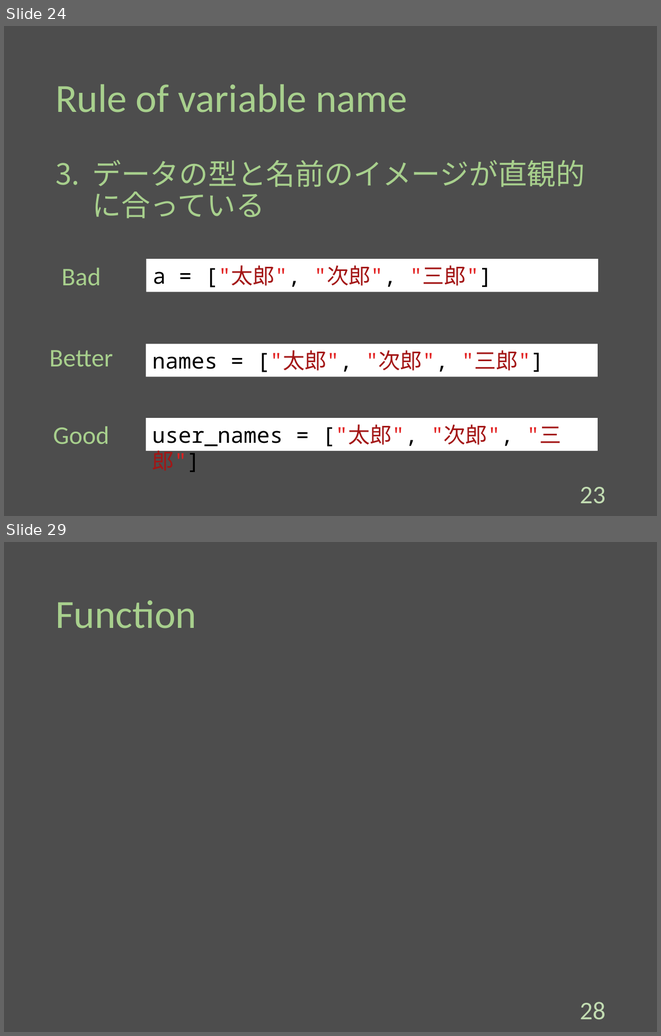
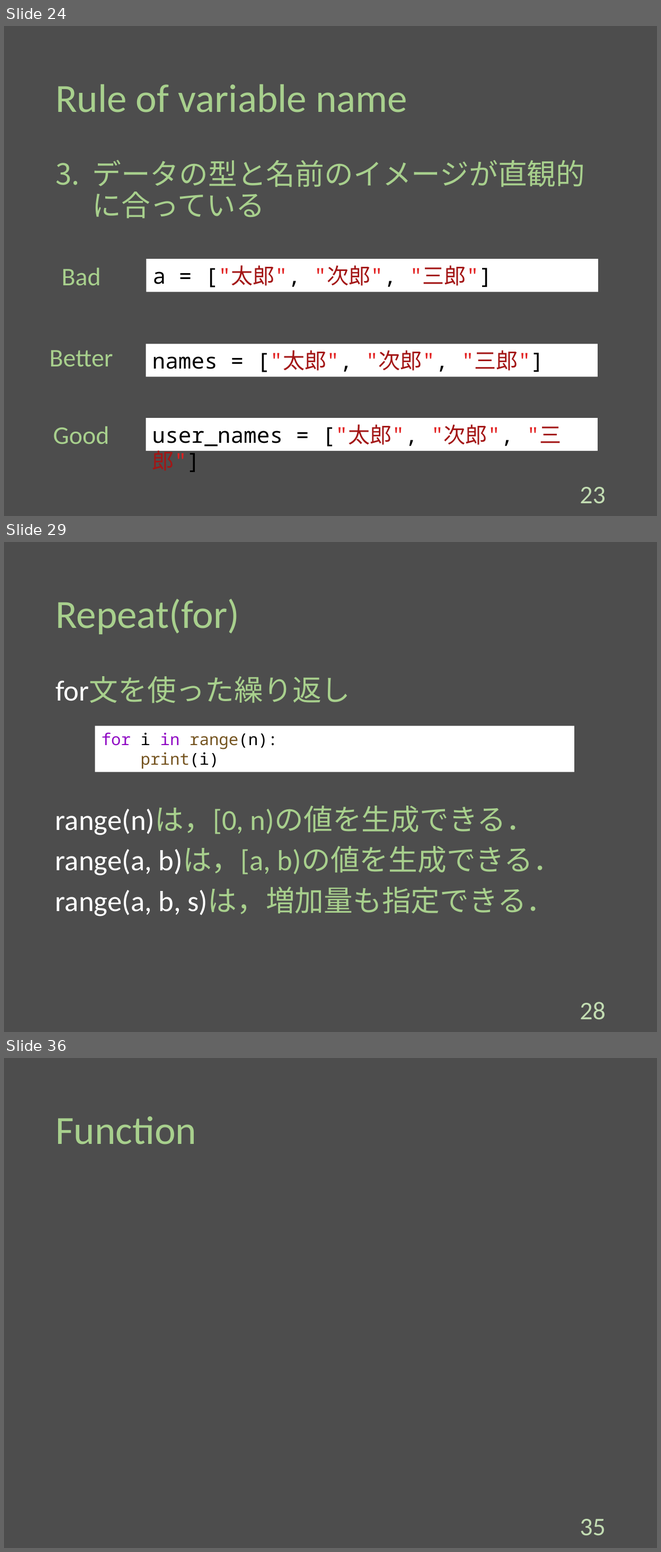
Before and after one commit to Melbeck777/program_seminar, a slide deck: ProgramSlide.pptx. Shown one above the other, each under a label of ours: slides 24 and 29 before the commit, slides 24, 29 and 36 after it; the slides between them are not shown. The pictures are 661x1036 and 661x1552 pixels, drawn with LibreOffice and Linux fonts; fonts in the diff are those of the drawing. Boxes give left, top, right and bottom in pixels: in the first picture for what was removed or moved away, otherwise in the second. Text is boxed around its words. In the diff, an @@ line names an element or a change of style, - is before the commit and + after.

Commit message:
[add]:Write conditional branch and repeat section.

```diff
--- a/ProgramSlide.pptx
+++ b/ProgramSlide.pptx
@@ slide 29 added at bbox=[4, 542, 657, 1032], background #4D4D4D @@
@@ title added at bbox=[55, 599, 239, 634], 44 pt, text #A8D08D @@
+Repeat(for)
@@ text added at bbox=[55, 676, 351, 703], 32 pt, text #A8D08D @@
+for文を使った繰り返し
@@ rectangle added at bbox=[95, 725, 574, 772], fill #FFFFFF, 18 pt, text #74531F @@
+for i in range(n):
+print(i)
@@ text added at bbox=[55, 806, 562, 916], 32 pt, text #A8D08D @@
+range(n)は，[0, n)の値を生成できる．
+range(a, b)は，[a, b)の値を生成できる．
+range(a, b, s)は，増加量も指定できる．
@@ page number added at bbox=[580, 1002, 605, 1020], 28 pt, text #C3DDB3 @@
+28
@@ what was slide 29 is now slide 36 @@
@@ page number at bbox=[580, 1519, 605, 1536]: text changed @@
-28
+35
```
Also in this commit, not shown: 4 slides changed, 6 other slides added.
